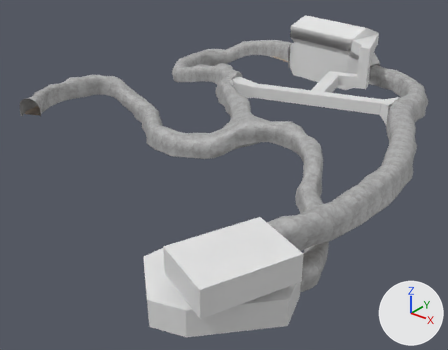
One commit to the OBJ model res/models/cave.obj: the scene before it, then after it.
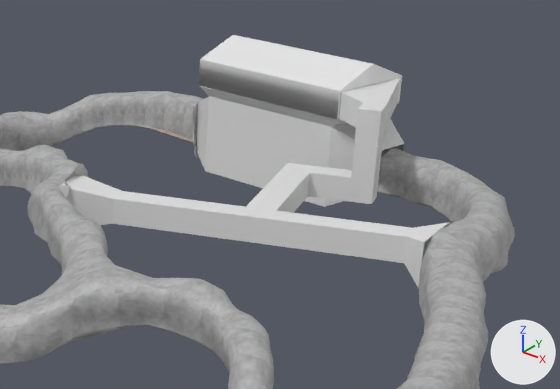
The first picture shows the older version from a 50 mm camera at (98.3, -54.9, 39.9) aimed at (32.0, 28.0, -11.5). The close-ups show both versions on the part from 45% to 100% of the width and 0% to 48% of the height of that picture; other places that the commit changed are outside them. Every picture has the same lights, and +X, +Y and +Z are marked at lower right. Where no turn or scale is listed for an object, it has been applied to the vertices. Vertices at the same position are counted once.

Names of what the first close-up shows: 'Cube.001_Cube.003', 'Cube_Cube.002'.
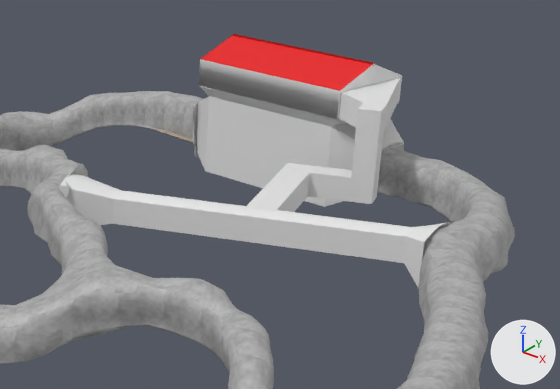
Pixel boxes [x1, y1, x2, y2] of what changed, in the close-ups (560 x 389 px):
'Cube_Cube.002', reshaped
    before: [59, 35, 450, 288]
    after: [59, 34, 450, 288]
part 1 of me_cube_cube_002, built on
    before: [60, 175, 449, 242]
    after: [60, 174, 449, 242]
part 2 of me_cube_cube_002, added
    after: [232, 34, 374, 65]
part 3 of me_cube_cube_002, recoloured (white to red)
    both: [201, 36, 372, 91]

What changed in the scene script:
```text
Add mat_material:
    mat_material = principled_material('Material')
    mat_material.base_color = (0.434, 0.434, 0.434)  # grey #b0b0b0
    mat_material.roughness = 0.526
Add mat_material_004:
    mat_material_004 = principled_material('Material.004')
    mat_material_004.base_color = (0.8, 0.0, 0.00236)  # red #e70008
    mat_material_004.roughness = 0.526
Add mat_material_003:
    mat_material_003 = principled_material('Material.003')
    mat_material_003.base_color = (0.8, 0.8, 0.8)  # white #e7e7e7
    mat_material_003.roughness = 0.526
Add mat_material_005:
    mat_material_005 = principled_material('Material.005')
    mat_material_005.base_color = (0.48, 0.00112, 0.0)  # red #b80400
    mat_material_005.roughness = 0.526
Change me_cube_cube_002:
    used by ob_cube_cube_002; location = (0.0, 0.0, 0.0)
    verts and faces of me_cube_cube_002; kept vertices keep their numbers, new ones are numbered from 180
    remove me_cube_cube_002.from_pydata(...)  # 180 vertices, 168 faces; spans x 16.4..67.6, y -14.3..79.1, z -9.6..9.6
    add me_cube_cube_002.from_pydata(...)  # 223 vertices, 201 faces; spans x 16.4..67.6, y -14.3..79.1, z -9.6..9.6
    me_cube_cube_002 part 1
    6 faces are deleted
    35 vertices are added at x 21.9..54.2, y 41.6..53.1, z 1.3..2.4
    36 new faces join them, mat_material_003 (white #e7e7e7)
    me_cube_cube_002 part 2
    add verts[198] = (19.7, 74.2, 9.4)  # pixel (232, 36)
    add verts[199] = (19.7, 74.2, 9.6)  # pixel (232, 34)
    add verts[200] = (19.7, 74.5, 9.4)  # pixel (233, 35)
    add verts[201] = (19.7, 74.5, 9.6)  # pixel (233, 33)
    add for new, old in zip([*range(202, 206)], [*range(198, 202)]): verts[new] = verts[old] + (17.7, -3.2, 0.0)
    add faces += [(198, 200, 204, 202), (198, 202, 203, 199), (200, 201, 205, 204)]  # mat_material_005 (red #b80400)
    me_cube_cube_002 part 3: 2 faces spanning x 18.8..38.3, y 66.4..79.1, z 7.7..9.6 switch from mat_none (white #e7e7e7) to mat_material_004 (red #e70008)
    add me_cube_cube_002.materials.append(mat_material_003)  # white #e7e7e7
    add me_cube_cube_002.materials.append(mat_material)  # grey #b0b0b0
    add me_cube_cube_002.materials.append(mat_material_005)  # red #b80400
```
